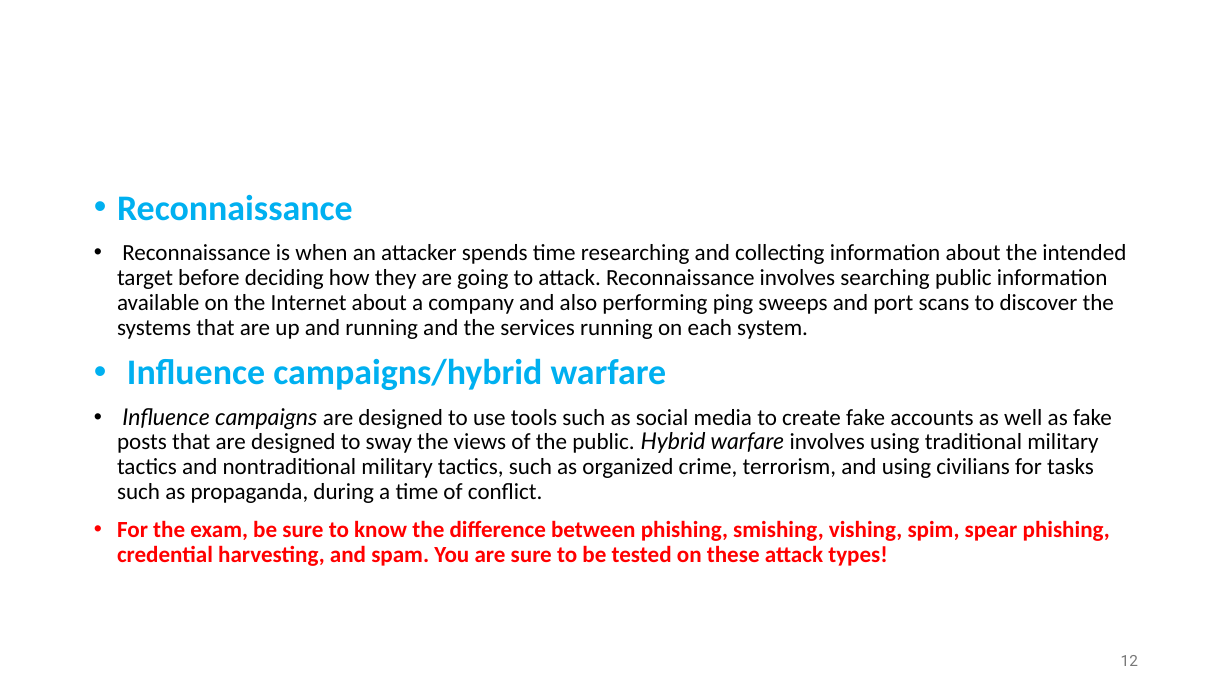
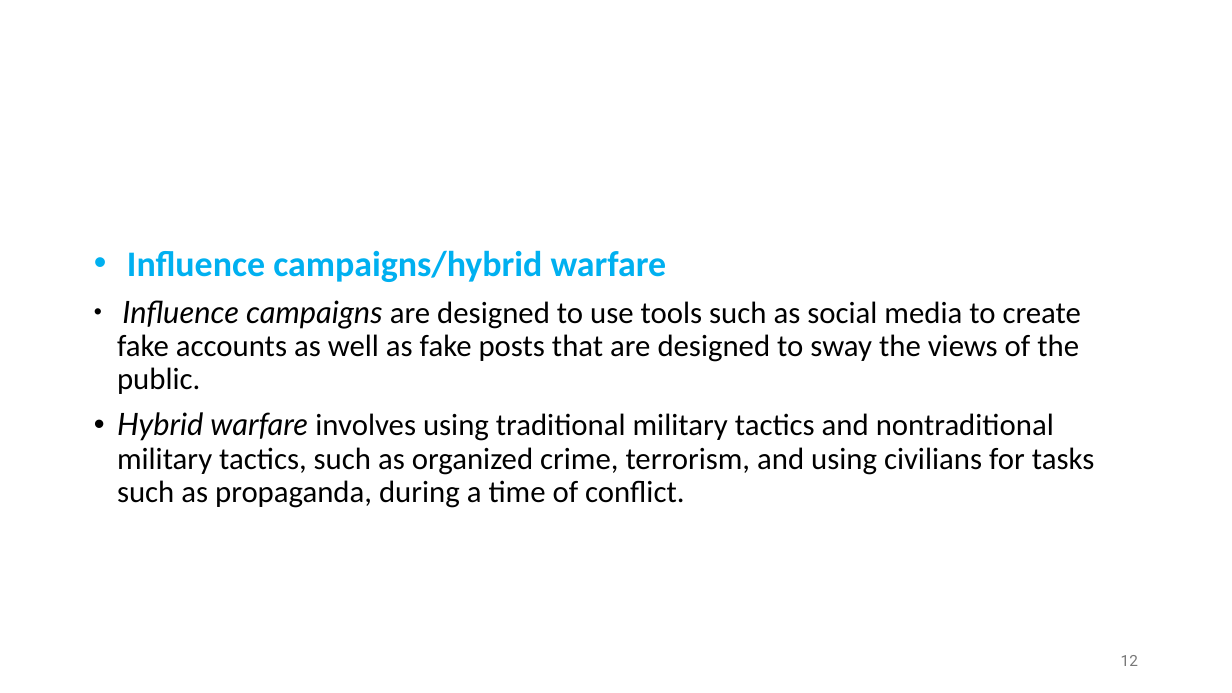
Before and after one commit to shakiliitju/M.Sc-in-ICT, a slide deck: slide 12 of Semester 2/Applied Cyber Security/Lecture/L4.pptx. Drawn at 1232x693 pixels with LibreOffice and Linux fonts; fonts in the diff are those of the drawing. Boxes give left, top, right and bottom in pixels: in the first picture for what was removed or moved away, otherwise in the second. Text is boxed around its words. In the diff, an @@ line names an element or a change of style, - is before the commit and + after.

```diff
--- a/Semester 2/Applied Cyber Security/Lecture/L4.pptx
+++ b/Semester 2/Applied Cyber Security/Lecture/L4.pptx
@@ text at (x1=117, y1=194, x2=1126, y2=339): paragraphs removed @@
-• Reconnaissance
-• Reconnaissance is when an attacker spends time researching and collecting information about the intended target before deciding how they are going to attack. Reconnaissance involves searching public information available on the Internet about a company and also performing ping sweeps and port scans to discover the systems that are up and running and the services running on each system.
@@ text at (x1=117, y1=300, x2=1094, y2=508): text changed; size 18 to 24 pt @@
-• Influence campaigns are designed to use tools such as social media to create fake accounts as well as fake posts that are designed to sway the views of the public. Hybrid warfare involves using traditional military tactics and nontraditional military tactics, such as organized crime, terrorism, and using civilians for tasks such as propaganda, during a time of conflict.
-• For the exam, be sure to know the difference between phishing, smishing, vishing, spim, spear phishing, credential harvesting, and spam. You are sure to be tested on these attack types!
+• Influence campaigns are designed to use tools such as social media to create fake accounts as well as fake posts that are designed to sway the views of the public.
+• Hybrid warfare involves using traditional military tactics and nontraditional military tactics, such as organized crime, terrorism, and using civilians for tasks such as propaganda, during a time of conflict.
```
Also in this commit, not shown: 5 other slides changed, 2 other files.
